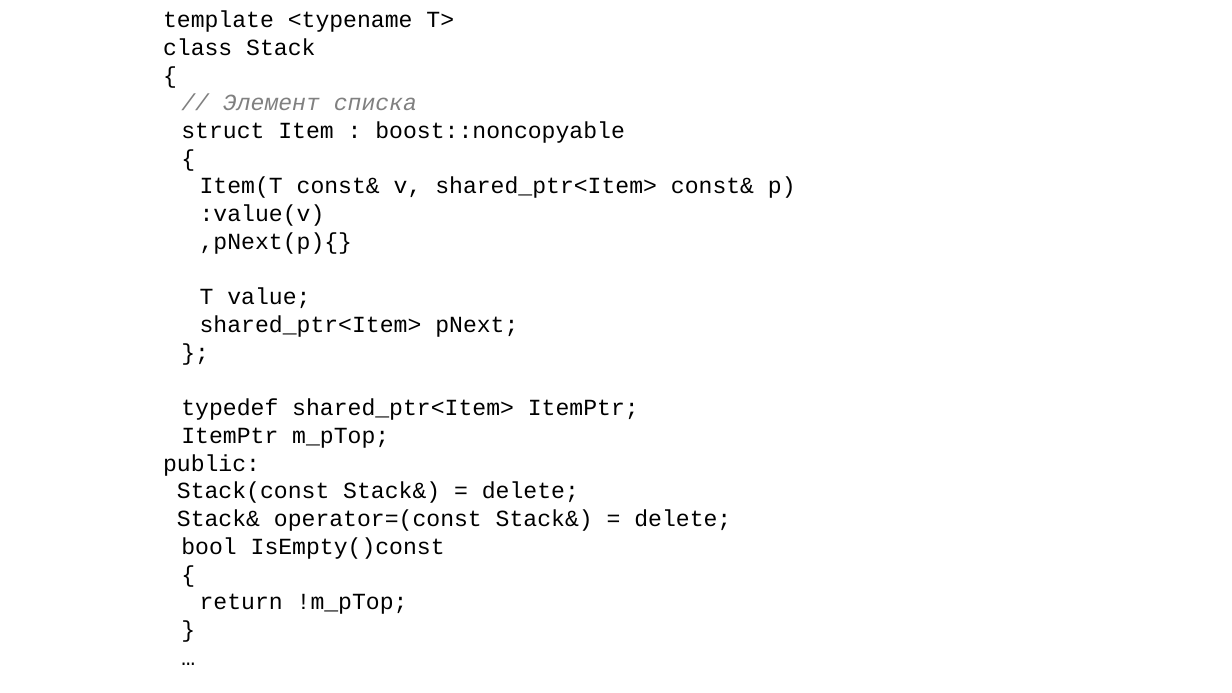
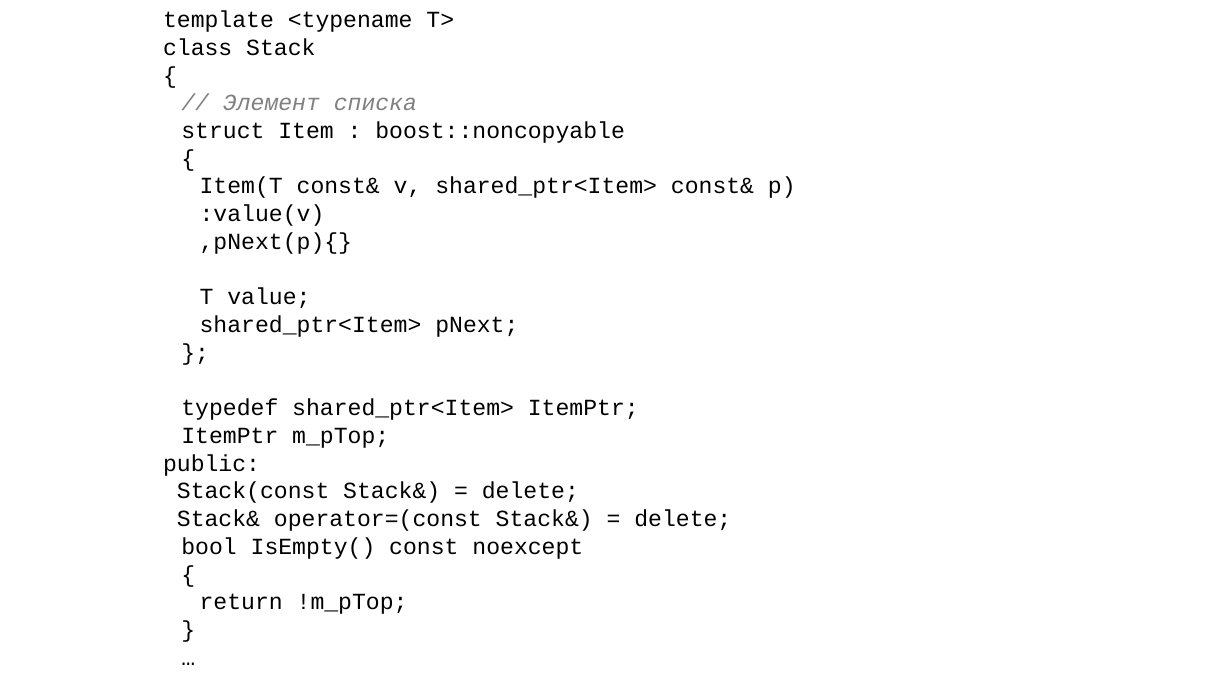
Before and after one commit to alexey-malov/oop, a slide deck: slide 76 of lectures/05/Обработка ошибок и исключительных ситуаций.pptx (slide 75 before the commit). Drawn at 1232x693 pixels with LibreOffice and Linux fonts; fonts in the diff are those of the drawing. Boxes give left, top, right and bottom in pixels: in the first picture for what was removed or moved away, otherwise in the second. Text is boxed around its words. In the diff, an @@ line names an element or a change of style, - is before the commit and + after.

```diff
--- a/lectures/05/Обработка ошибок и исключительных ситуаций.pptx
+++ b/lectures/05/Обработка ошибок и исключительных ситуаций.pptx
@@ text at box(181, 537, 583, 559): text changed @@
-bool IsEmpty()const
+bool IsEmpty() const noexcept
```
Also in this commit, not shown: 3 other slides changed, 1 slide added.
